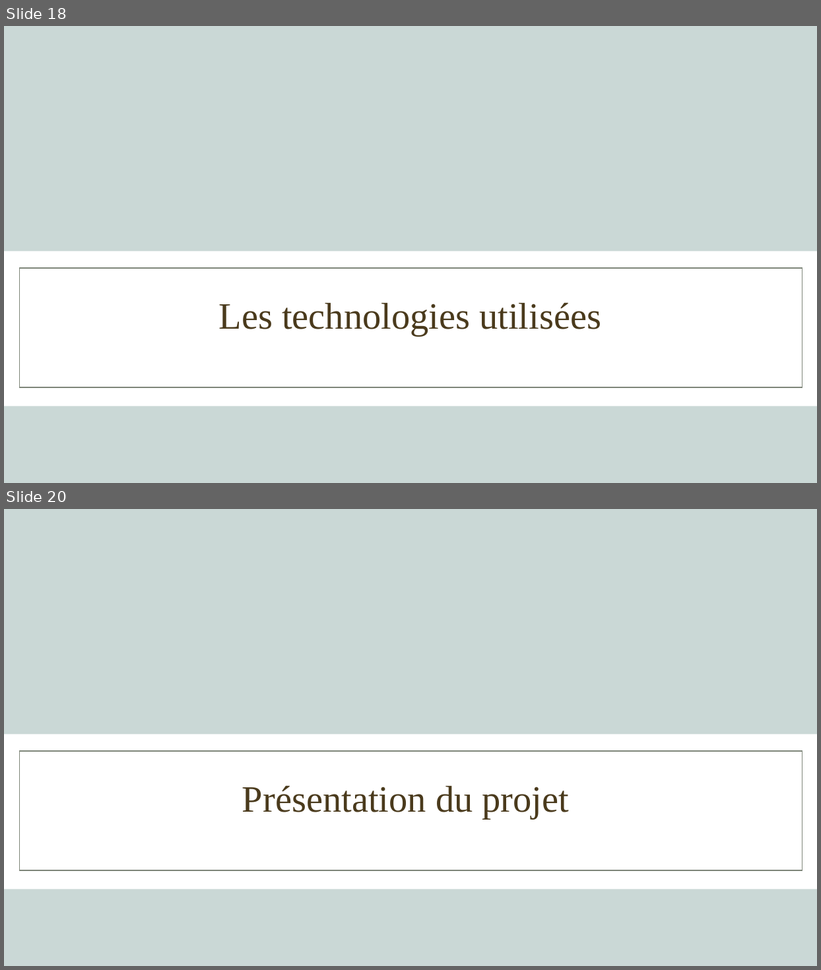
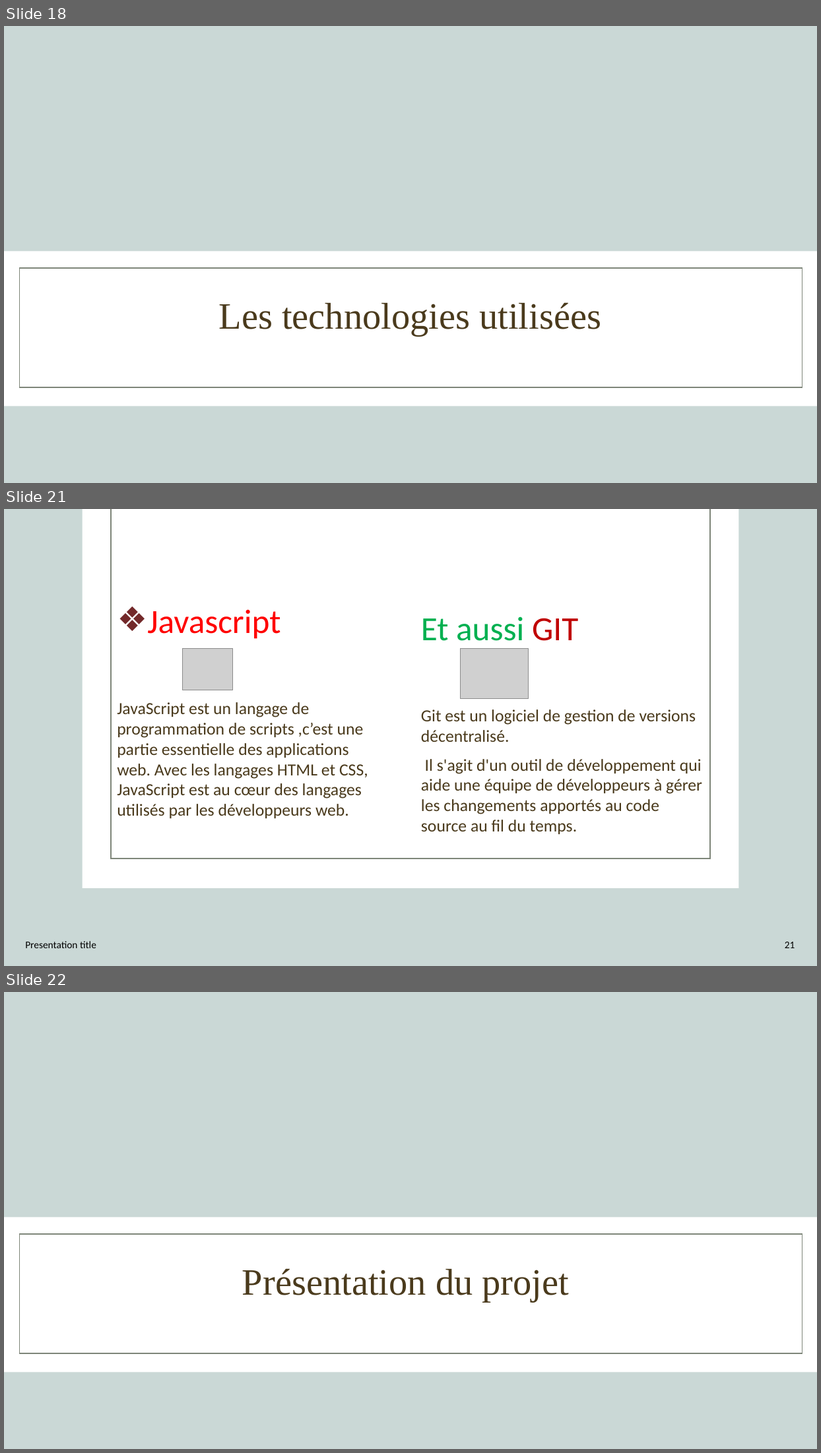
Before and after one commit to AbouSoulama/Projet_de_fin_de_formation_Aboubacar_Soulama, a slide deck: SOULAMA_Aboubacar_CONCEPTION PROJET DE FIN DE FORMATION.pptx. Shown one above the other, each under a label of ours: slides 18 and 20 before the commit, slides 18, 21 and 22 after it; the slides between them are not shown. The pictures are 821x970 and 821x1453 pixels, drawn with LibreOffice and Linux fonts; fonts in the diff are those of the drawing; grey boxes stand for pictures; background and template pictures are left out. Boxes give left, top, right and bottom in pixels: in the first picture for what was removed or moved away, otherwise in the second. Text is boxed around its words. In the diff, an @@ line names an element or a change of style, - is before the commit and + after.

```diff
--- a/SOULAMA_Aboubacar_CONCEPTION PROJET DE FIN DE FORMATION.pptx
+++ b/SOULAMA_Aboubacar_CONCEPTION PROJET DE FIN DE FORMATION.pptx
@@ slide 21 added at [4, 509, 817, 966], background #CAD8D6 @@
@@ rectangle added at [82, 509, 739, 889], fill #FFFFFF @@
@@ rectangle added at [111, 509, 710, 859], outline #7E8679 1 pt @@
@@ text added at [117, 609, 368, 819], 20 pt, text #4A3A1C @@
+❖ Javascript
+JavaScript est un langage de programmation de scripts ,c’est une partie essentielle des applications web. Avec les langages HTML et CSS, JavaScript est au cœur des langages utilisés par les développeurs web.
@@ text added at [421, 617, 702, 834], 20 pt, text #4A3A1C @@
+Et aussi GIT
+Git est un logiciel de gestion de versions décentralisé.
+Il s'agit d'un outil de développement qui aide une équipe de développeurs à gérer les changements apportés au code source au fil du temps.
@@ picture added at [183, 649, 234, 691] @@
@@ picture added at [461, 649, 529, 699] @@
@@ text added at [25, 941, 96, 949], 12 pt, text #000000 @@
+Presentation title
@@ page number added at [785, 942, 795, 949], 12 pt, text #000000 @@
+21
@@ what was slide 20 is now slide 22 @@
```
Also in this commit, not shown: 13 slides changed, 1 other slide added, 12 other files.
